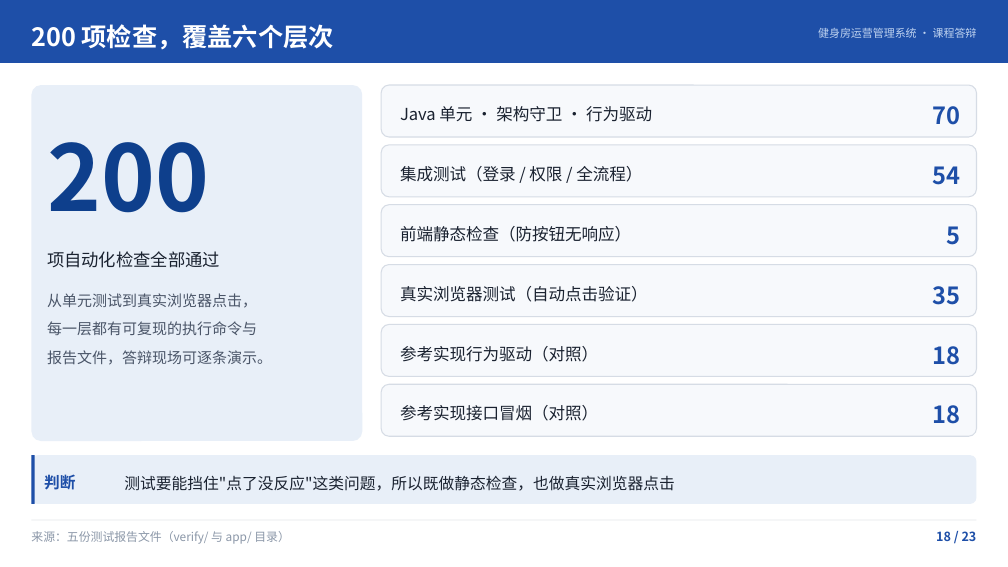
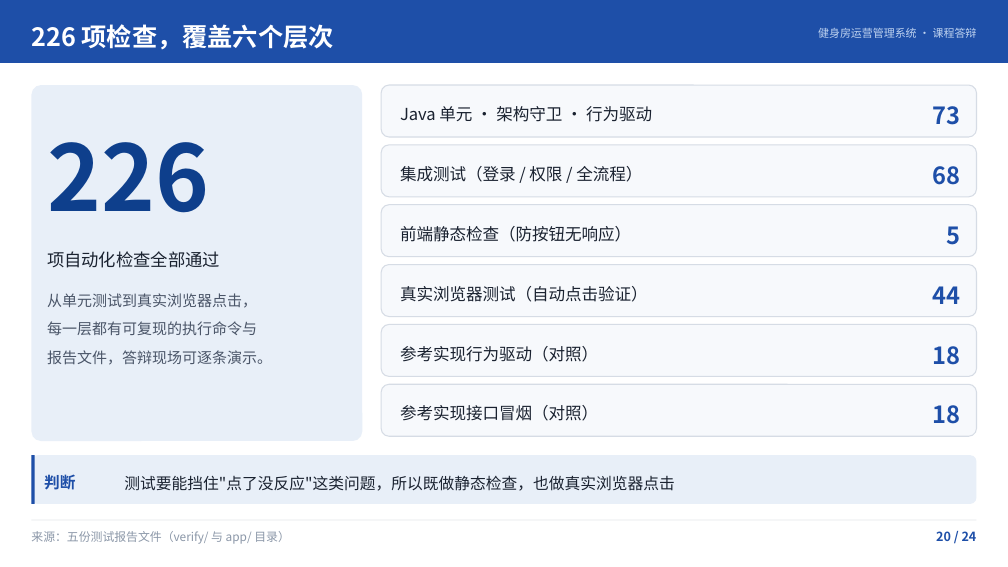
Before and after one commit to site73/gym-management, a slide deck: slide 20 of 10-展示汇报/健身房运营管理系统答辩/健身房运营管理系统答辩.pptx (slide 19 before the commit). Drawn at 1008x567 pixels with LibreOffice and Linux fonts; fonts in the diff are those of the drawing. Boxes give left, top, right and bottom in pixels: in the first picture for what was removed or moved away, otherwise in the second. Text is boxed around its words. In the diff, an @@ line names an element or a change of style, - is before the commit and + after.

```diff
--- a/10-展示汇报/健身房运营管理系统答辩/健身房运营管理系统答辩.pptx
+++ b/10-展示汇报/健身房运营管理系统答辩/健身房运营管理系统答辩.pptx
@@ text at (x1=31, y1=24, x2=334, y2=50): text changed @@
-200 项检查，覆盖六个层次
+226 项检查，覆盖六个层次
@@ text at (x1=933, y1=106, x2=961, y2=125): text changed @@
-70
+73
@@ text at (x1=47, y1=142, x2=209, y2=213): text changed @@
-200
+226
@@ text at (x1=933, y1=166, x2=961, y2=185): text changed @@
-54
+68
@@ text at (x1=933, y1=286, x2=961, y2=304): text changed @@
-35
+44
@@ text at (x1=936, y1=531, x2=977, y2=541): text changed @@
-18 / 23
+20 / 24
```
Also in this commit, not shown: 18 other slides changed, 2 slides added, 1 slide removed, 7 other files.
